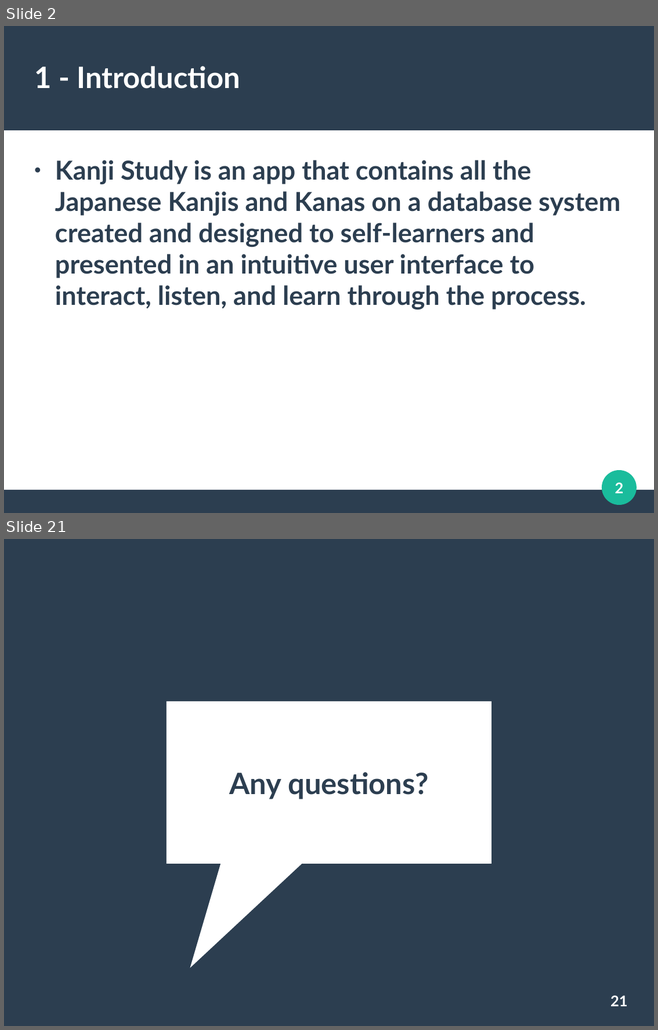
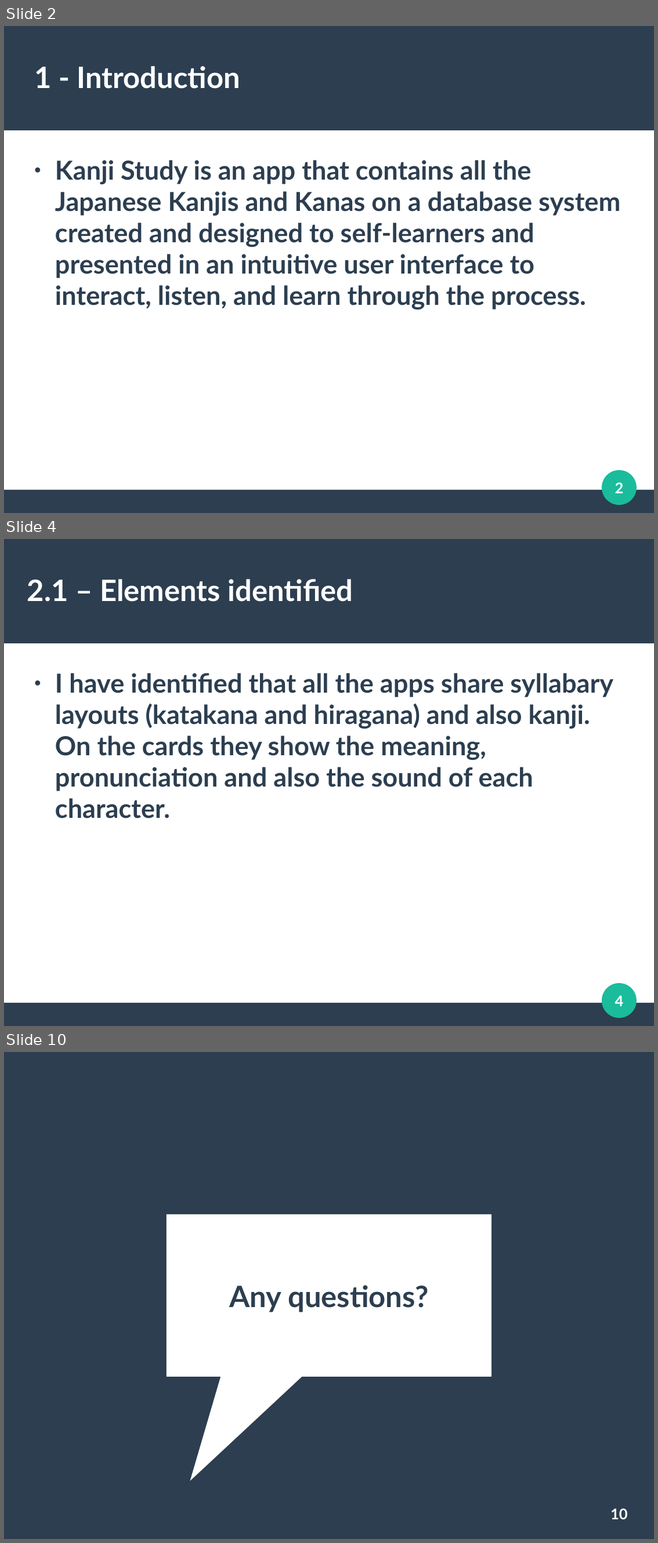
Before and after one commit to sergioparamo/kanjistudy, a slide deck: description/KanjiStudyPresentation.odp. Shown one above the other, each under a label of ours: slides 2 and 21 before the commit, slides 2, 4 and 10 after it; the slides between them are not shown. The pictures are 658x1030 and 658x1543 pixels, drawn with LibreOffice and Linux fonts; fonts in the diff are those of the drawing. Boxes give left, top, right and bottom in pixels: in the first picture for what was removed or moved away, otherwise in the second. Text is boxed around its words. In the diff, an @@ line names an element or a change of style, - is before the commit and + after.

```diff
--- a/description/KanjiStudyPresentation.odp
+++ b/description/KanjiStudyPresentation.odp
@@ slide 4 added at bbox=[4, 539, 654, 1026], background #FFFFFF; not listed: 3 template elements that a slide beside it also shows @@
@@ title added at bbox=[27, 579, 353, 602], 36 pt, text #FFFFFF, bold @@
+2.1 – Elements identified
@@ text added at bbox=[55, 673, 613, 819], 32 pt, text #2C3E50, bold @@
+● I have identified that all the apps share syllabary layouts (katakana and hiragana) and also kanji. On the cards they show the meaning, pronunciation and also the sound of each character.
@@ page number added at bbox=[615, 995, 623, 1006], 18 pt, text #FFFFFF, bold @@
+4
@@ what was slide 21 is now slide 10 @@
@@ page number at bbox=[610, 1508, 627, 1519]: text changed @@
-21
+10
```
Also in this commit, not shown: 2 slides changed, 4 other slides added, 16 slides removed.
